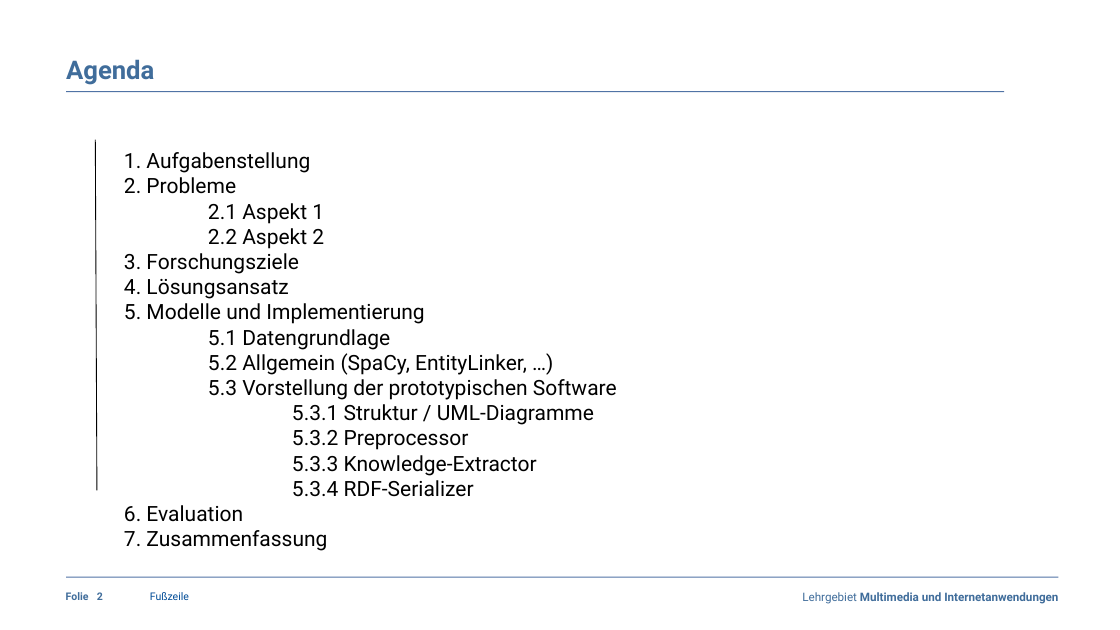
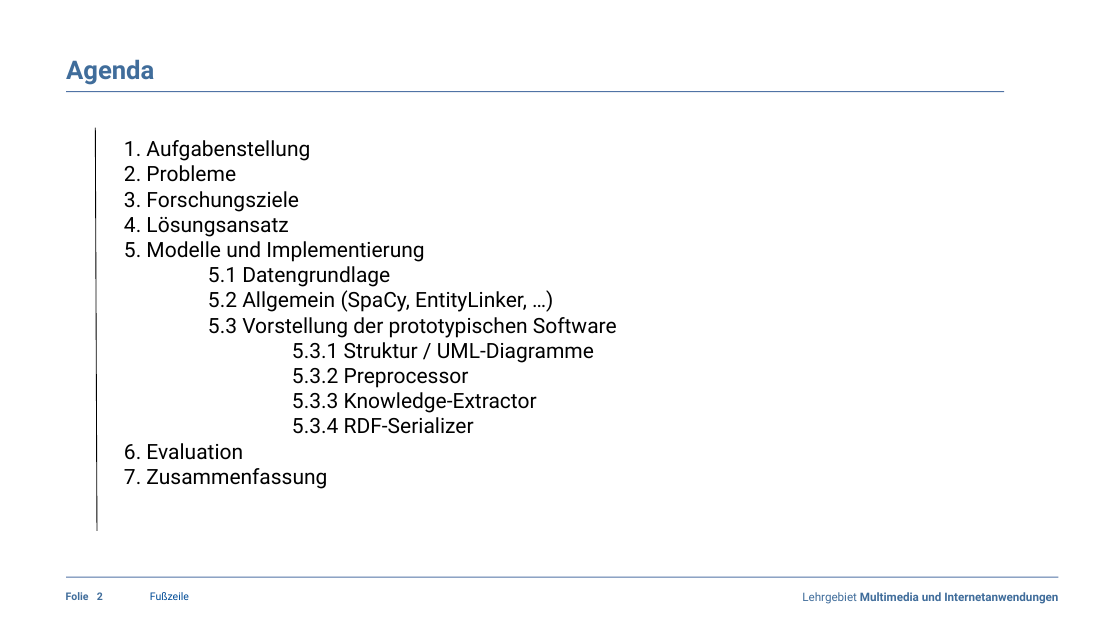
Before and after one commit to claraja/NLP_63458_WS22, a slide deck: slide 2 of Praesentation/Praesentation_Fachpraktikum_MedExtractor_Gruppe5.pptx. Drawn at 1120x630 pixels with LibreOffice and Linux fonts; fonts in the diff are those of the drawing; background and template pictures are left out. Boxes give left, top, right and bottom in pixels: in the first picture for what was removed or moved away, otherwise in the second. Text is boxed around its words. In the diff, an @@ line names an element or a change of style, - is before the commit and + after.

```diff
--- a/Praesentation/Praesentation_Fachpraktikum_MedExtractor_Gruppe5.pptx
+++ b/Praesentation/Praesentation_Fachpraktikum_MedExtractor_Gruppe5.pptx
@@ line moved from (95, 139) - (97, 491) to (95, 128) - (97, 531) @@
@@ text "1. Aufgabenstellung": place and size @@
-text "1. Aufgabenstellung" at <box>124,152,617,551</box>
+text "1. Aufgabenstellung" at <box>124,140,617,489</box>
@@ text at <box>208,203,324,249</box>: paragraphs removed @@
-2.1 Aspekt 1
-2.2 Aspekt 2
```
Also in this commit, not shown: 2 other slides changed, 1 slide added, 1 other file.
